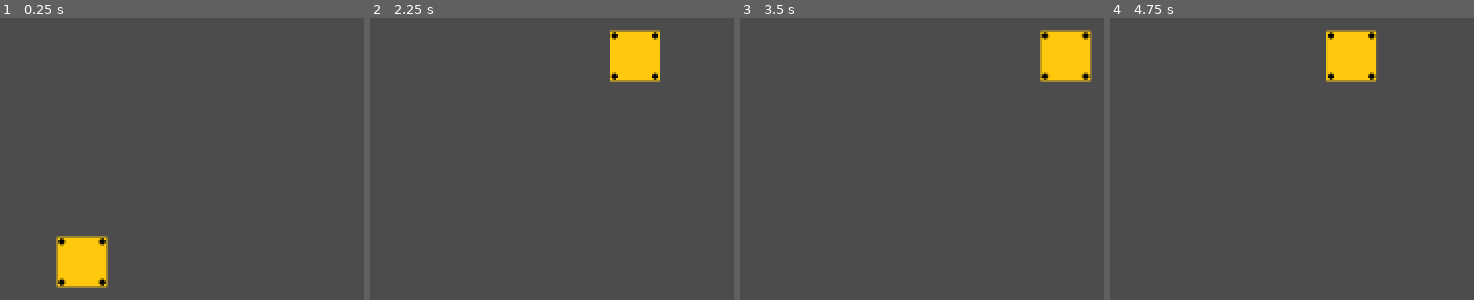
Above: before the commit, frames 1-4 (left to right).
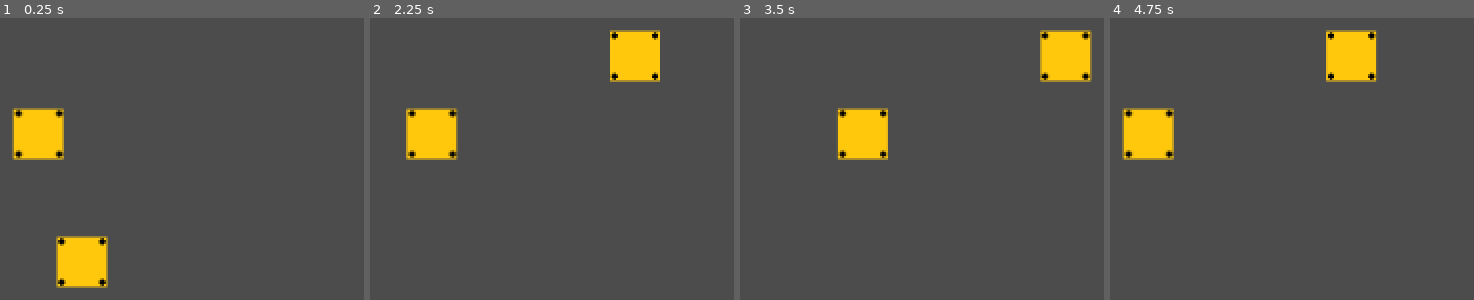
Above: after the commit, the same moments.

Repository: Hilda-Hay/ggj2020
Game: Godot game, scene res://Main.tscn
The game is run twice, just before and just after one commit, with the same random seed, the same clock (stepped at 60 frames per second) and the same inputs. Before the commit the project starts from res://RobotPart.tscn.
Inputs (mouse positions are in pixels of both pictures, inside the frame that each line leads up to):
- Up to frame 1 (0.25 s): no input
- Up to frame 2 (2.25 s): tap Enter at 0.5, 2 s; drag from (453, 263) to (610, 57) at 0.52 s; tap Space at 1.25 s; drag from (outside the picture) to (outside the picture) at 1.27 s; move the mouse to (610, 57) at 2.02 s; hold Right (ui_right) from 2.03 s (still down)
- Up to frame 3 (3.5 s): release Right (ui_right) at 2.75 s; drag from (outside the picture) to (outside the picture) at 2.77 s
- Up to frame 4 (4.75 s): tap Space at 3.5 s; move the mouse to (outside the picture) at 3.52 s; hold Left (ui_left) 3.53-4.25 s; drag from (outside the picture) to (outside the picture) at 4.27 s

The runs differ from the first frame. In frame 1, 2.6% of the frame differs, in the area x 3-18%, y 31-51%; in frame 2, 2.6%; in frame 3, 2.5%; in frame 4, 2.6%.

Commit message:
Created prototype scene with two movable components

Diff:
--- a/Main.tscn
+++ b/Main.tscn
@@ -1,3 +1,10 @@
-[gd_scene format=2]
+[gd_scene load_steps=2 format=2]
+
+[ext_resource path="res://RobotPart.tscn" type="PackedScene" id=1]
 
 [node name="Main" type="Node2D"]
+
+[node name="RobotPart" parent="." instance=ExtResource( 1 )]
+
+[node name="RobotPart2" parent="." instance=ExtResource( 1 )]
+position = Vector2( 484.442, 217.865 )
--- a/project.godot
+++ b/project.godot
@@ -16,7 +16,7 @@
 [application]
 
 config/name="GGJ2020"
-run/main_scene="res://RobotPart.tscn"
+run/main_scene="res://Main.tscn"
 config/icon="res://icon.png"
 
 [rendering]
